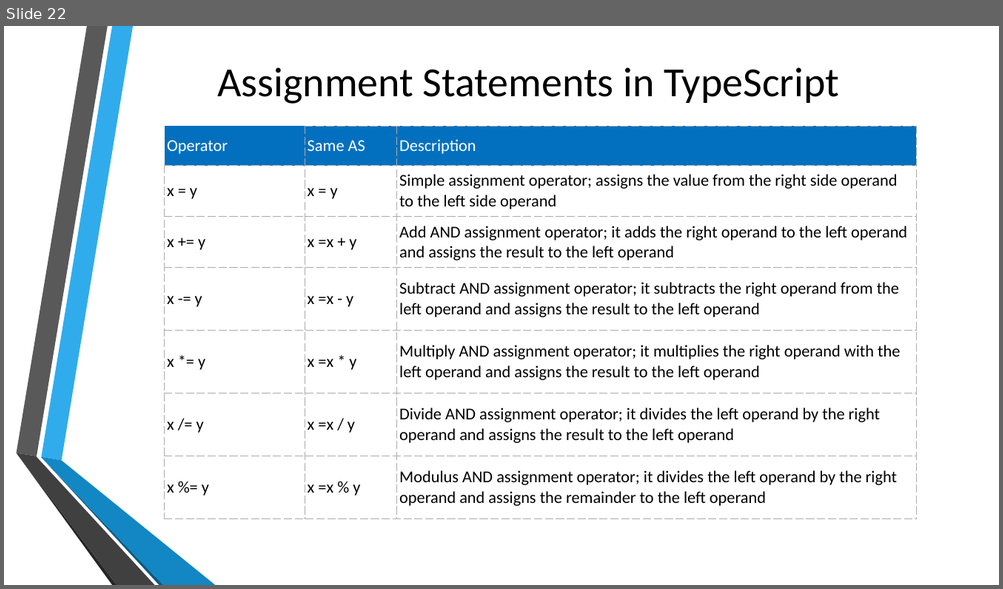
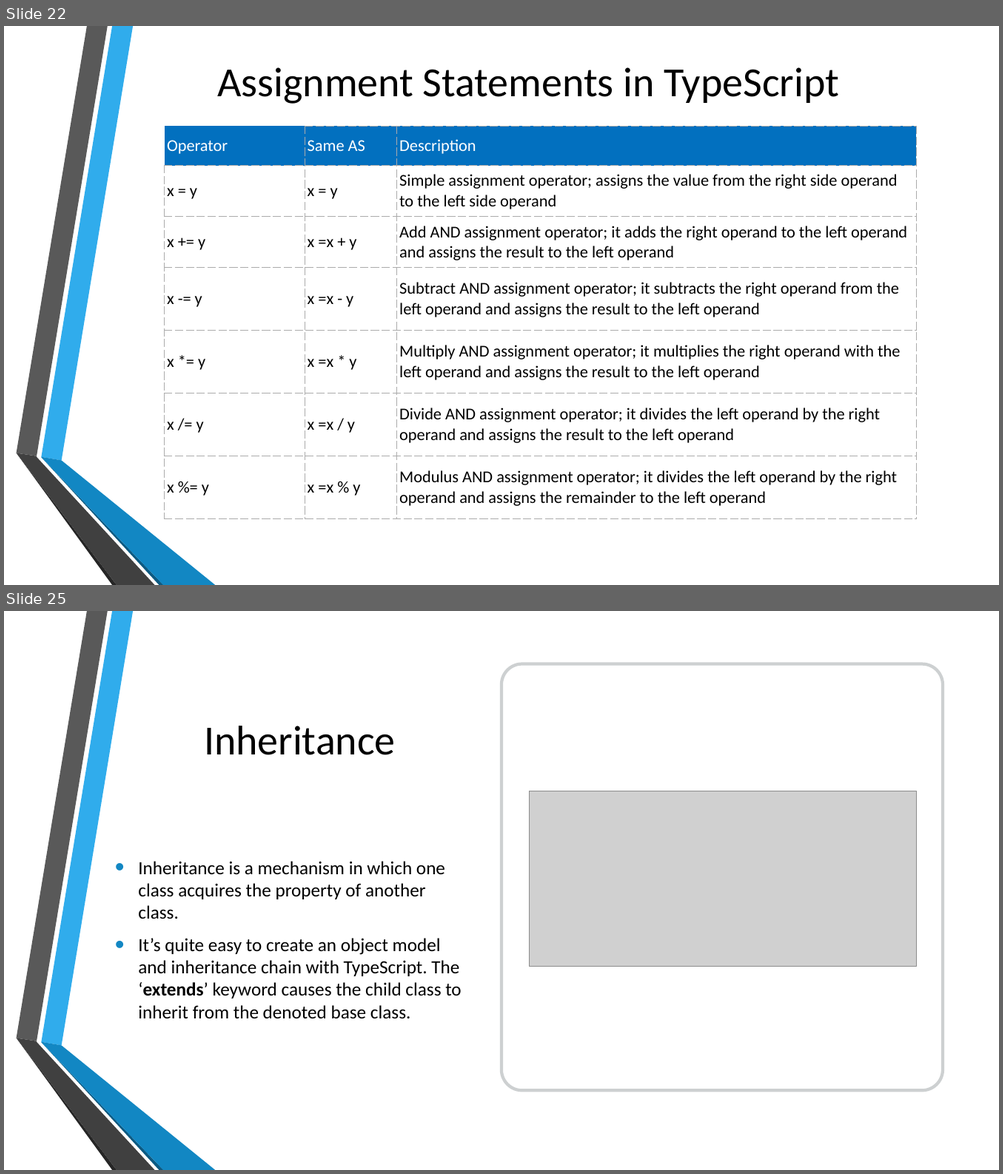
Before and after one commit to kalyank12/SoftwareParadigms, a slide deck: PPT/Group02-Component1.pptx. Shown one above the other, each under a label of ours: slide 22 before the commit, slides 22 and 25 after it; the slides between them are not shown. The pictures are 1003x589 and 1003x1174 pixels, drawn with LibreOffice and Linux fonts; fonts in the diff are those of the drawing; grey boxes stand for pictures; background and template pictures are left out. Boxes give left, top, right and bottom in pixels: in the first picture for what was removed or moved away, otherwise in the second. Text is boxed around its words. In the diff, an @@ line names an element or a change of style, - is before the commit and + after.

```diff
--- a/PPT/Group02-Component1.pptx
+++ b/PPT/Group02-Component1.pptx
@@ slide 25 added at box(4, 611, 999, 1170), background picture (left out) @@
@@ rounded rectangle added at box(502, 664, 942, 1091), fill #FFFFFF, outline #979D9F 3 pt @@
@@ title added at box(204, 726, 395, 755), 40 pt, text #000000 @@
+Inheritance
@@ picture added at box(529, 792, 916, 967) @@
@@ text added at box(138, 861, 461, 1019), 18 pt, text #000000 @@
+• Inheritance is a mechanism in which one class acquires the property of another class.
+• It’s quite easy to create an object model and inheritance chain with TypeScript. The ‘extends’ keyword causes the child class to inherit from the denoted base class.
@@ group added at box(16, 611, 215, 1170): 6 freeform shapes @@
```
Also in this commit, not shown: 7 other slides added.
